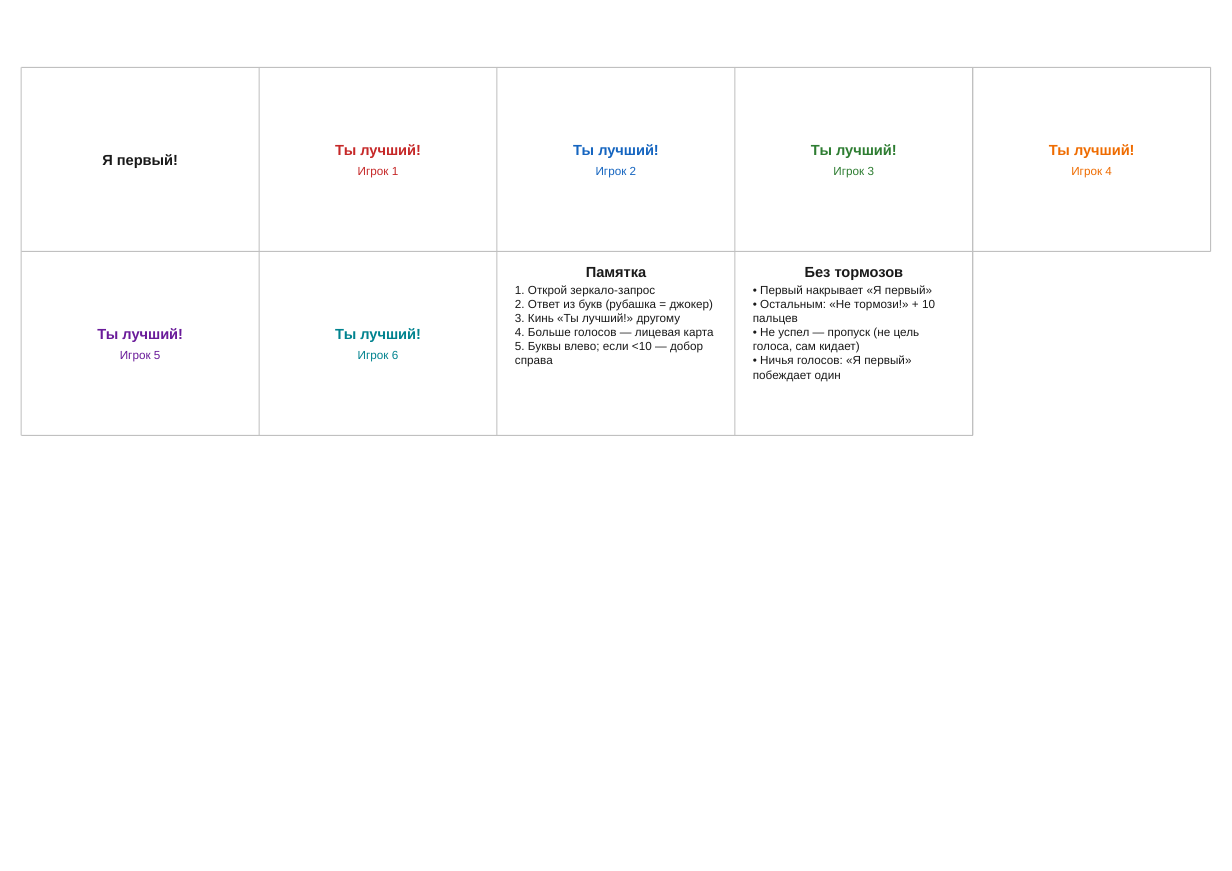
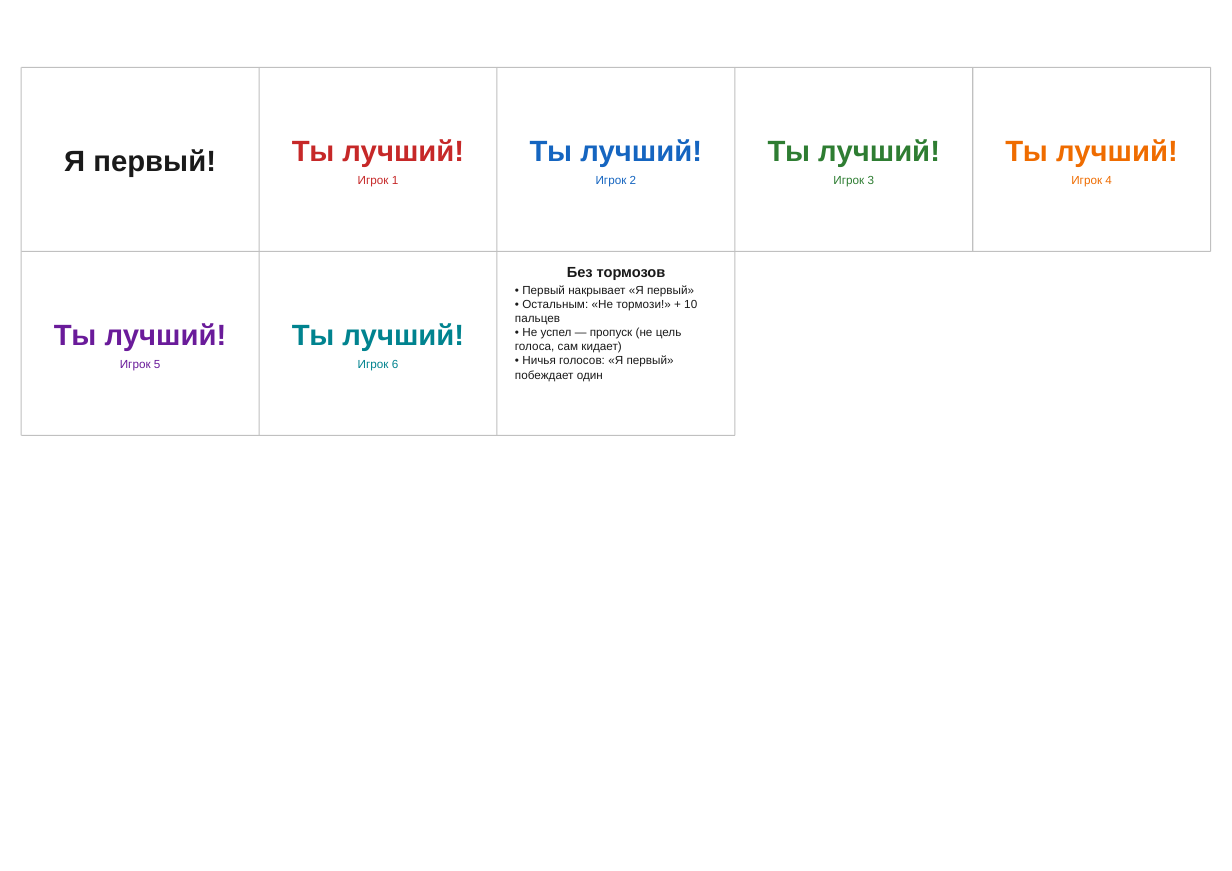
Before and after one commit to Tanion37/svet-moy-zerkalce, a slide deck: slide 3 of output/svet-moy-zerkalce-cards.pptx. Drawn at 1232x871 pixels with LibreOffice and Linux fonts; fonts in the diff are those of the drawing. Boxes give left, top, right and bottom in pixels: in the first picture for what was removed or moved away, otherwise in the second. Text is boxed around its words. In the diff, an @@ line names an element or a change of style, - is before the commit and + after.

```diff
--- a/output/svet-moy-zerkalce-cards.pptx
+++ b/output/svet-moy-zerkalce-cards.pptx
@@ text "Я первый!" at <box>64,149,216,177</box>: size 10 to 20 pt @@
@@ text at <box>292,139,464,167</box>: size 10 to 20 pt in "Ты лучший!" @@
@@ text at <box>530,139,702,167</box>: size 10 to 20 pt in "Ты лучший!" @@
@@ text at <box>768,139,940,167</box>: size 10 to 20 pt in "Ты лучший!" @@
@@ text at <box>1005,139,1178,167</box>: size 10 to 20 pt in "Ты лучший!" @@
@@ text "Без тормозов": place and size @@
-text "Без тормозов" at <box>753,267,935,381</box>
+text "Без тормозов" at <box>515,267,697,381</box>
@@ text removed at <box>515,267,714,367</box> @@
-Памятка
-1. Открой зеркало-запрос
-2. Ответ из букв (рубашка = джокер)
-3. Кинь «Ты лучший!» другому
-4. Больше голосов — лицевая карта
-5. Буквы влево; если <10 — добор справа
@@ rectangle removed at <box>973,252,974,436</box> @@
@@ text at <box>54,323,227,351</box>: size 10 to 20 pt in "Ты лучший!" @@
@@ text at <box>292,323,464,351</box>: size 10 to 20 pt in "Ты лучший!" @@
@@ rectangle removed at <box>736,435,974,436</box> @@
```
Also in this commit, not shown: 2 other slides changed, 2 other files.
